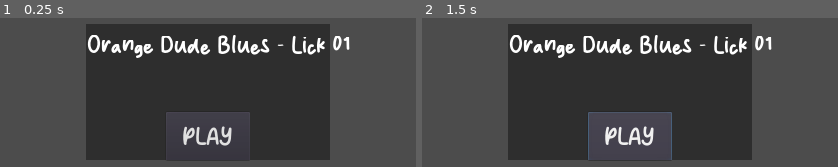
Above: before the commit, frames 1-2 (left to right).
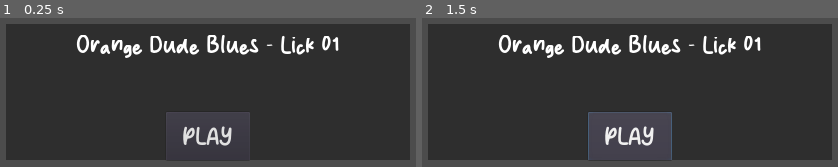
Above: after the commit, the same moments.

Repository: davifoox/harmonica-app
Game: Godot game, scene res://Main.tscn
Two runs of this game, one before a commit and one after it. Both use one fixed random seed, a clock stepped at 60 frames per second and the inputs below.
Inputs:
- Up to frame 1 (0.25 s): no input
- Up to frame 2 (1.5 s): click "PLAY" at 0.5 s; click "PLAY" at 1.25 s

The runs differ from the first frame. In frame 1, 39% of the frame differs, in the area x 1-99%, y 4-96%; in frame 2, 39%.

Commit message:
add - project icon

Diff:
--- a/Main.tscn
+++ b/Main.tscn
@@ -1,6 +1,6 @@
 [gd_scene load_steps=4 format=2]
 
-[ext_resource path="res://Lick.tscn" type="PackedScene" id=1]
+[ext_resource path="res://licks/licks/Orange Dude Blues - Lick 01.tscn" type="PackedScene" id=1]
 [ext_resource path="res://Main.gd" type="Script" id=2]
 [ext_resource path="res://ui/main-theme/main-theme.tres" type="Theme" id=3]
 
@@ -13,4 +13,4 @@
 "_edit_lock_": true
 }
 
-[node name="Orange Dude Blues - Lick 01" parent="." instance=ExtResource( 1 )]
+[node name="Lick" parent="." instance=ExtResource( 1 )]
--- a/Lick.gd
+++ b/licks/Lick.gd
@@ -8,7 +8,7 @@
 func _ready() -> void:
 	button.connect("pressed", self, "_on_button_pressed")
 	get_tags_and_add_as_groups()
-	label.text = name #get name from file, same as tags
+	label.text = get_name_from_file()
 
 func _on_button_pressed():
 	audio_stream_player.play()
@@ -25,3 +25,14 @@
 
 		add_to_group(tag_name)
 		print(tag_name)
+
+func get_name_from_file():
+	var LICKS_PATH = "res://licks/licks/"
+	var FILE_EXTENSION = "tscn"
+
+	var lick_name = filename
+	lick_name = lick_name.lstrip(LICKS_PATH)
+	lick_name = lick_name.rstrip(FILE_EXTENSION)
+	lick_name = lick_name.rstrip(".")
+
+	return lick_name
--- a/Lick.tscn
+++ b/licks/Lick.tscn
@@ -1,20 +1,17 @@
-[gd_scene load_steps=7 format=2]
+[gd_scene load_steps=4 format=2]
 
-[ext_resource path="res://Lick.gd" type="Script" id=1]
-[ext_resource path="res://audio/orange-dude-blues/licks/01 -.mp3" type="AudioStream" id=2]
+[ext_resource path="res://licks/Lick.gd" type="Script" id=1]
 [ext_resource path="res://ui/main-theme/main-theme.tres" type="Theme" id=3]
 [ext_resource path="res://TagsContainer.gd" type="Script" id=4]
-[ext_resource path="res://tags/tags/I.tres" type="Resource" id=5]
-[ext_resource path="res://tags/tags/orange_dude_blues.tres" type="Resource" id=6]
 
-[node name="Orange Dude Blues - Lick 01" type="Control"]
+[node name="Lick" type="Control"]
 anchor_left = 0.5
 anchor_top = 0.5
 anchor_right = 0.5
 anchor_bottom = 0.5
-margin_left = -292.0
+margin_left = -484.0
 margin_top = -164.0
-margin_right = 292.0
+margin_right = 484.0
 margin_bottom = 164.0
 theme = ExtResource( 3 )
 script = ExtResource( 1 )
@@ -27,12 +24,11 @@
 [node name="Label" type="Label" parent="."]
 anchor_right = 1.0
 margin_bottom = 100.0
-text = "Orange Dude Blues"
+text = "Lick Name"
 align = 1
 valign = 1
 
 [node name="AudioStreamPlayer" type="AudioStreamPlayer" parent="."]
-stream = ExtResource( 2 )
 
 [node name="Button" type="Button" parent="."]
 anchor_left = 0.5
@@ -46,4 +42,3 @@
 
 [node name="TagsContainer" type="Node" parent="."]
 script = ExtResource( 4 )
-tags_list = [ ExtResource( 5 ), ExtResource( 6 ) ]
--- /dev/null
+++ b/licks/licks/Orange Dude Blues - Lick 01.tscn
@@ -0,0 +1,13 @@
+[gd_scene load_steps=4 format=2]
+
+[ext_resource path="res://licks/Lick.tscn" type="PackedScene" id=1]
+[ext_resource path="res://audio/orange-dude-blues/licks/01 -.mp3" type="AudioStream" id=2]
+[ext_resource path="res://tags/tags/I.tres" type="Resource" id=3]
+
+[node name="Lick" instance=ExtResource( 1 )]
+
+[node name="AudioStreamPlayer" parent="." index="2"]
+stream = ExtResource( 2 )
+
+[node name="TagsContainer" parent="." index="4"]
+tags_list = [ ExtResource( 3 ) ]
--- a/project.godot
+++ b/project.godot
@@ -22,7 +22,7 @@
 
 config/name="Harmonica App"
 run/main_scene="res://Main.tscn"
-config/icon="res://icon.png"
+config/icon="res://harmonica-app-icon.png"
 
 [display]
 
Binary file added: harmonica-app-icon.png
Not shown, added: harmonica-app-icon.png.import
